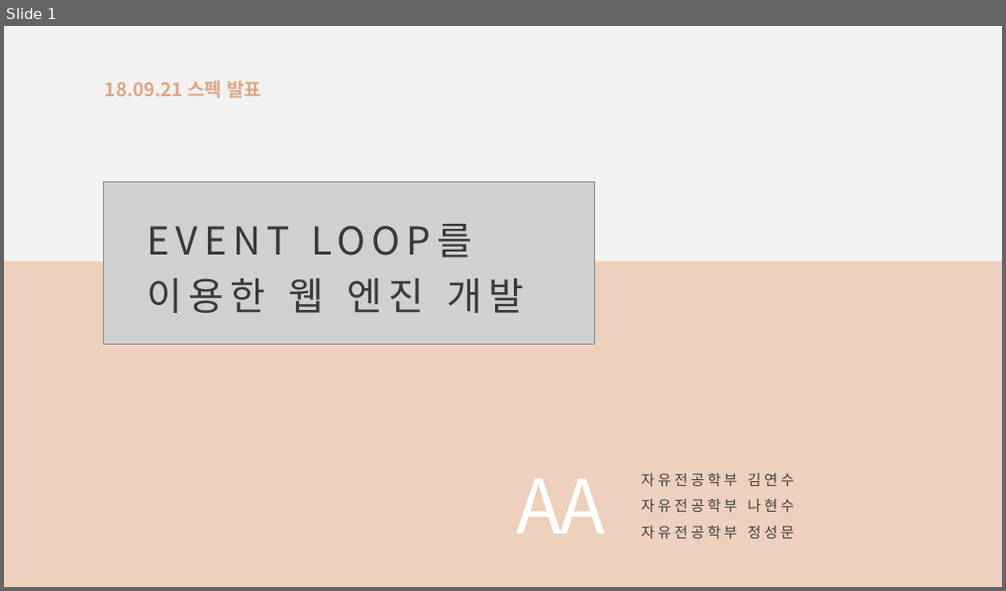
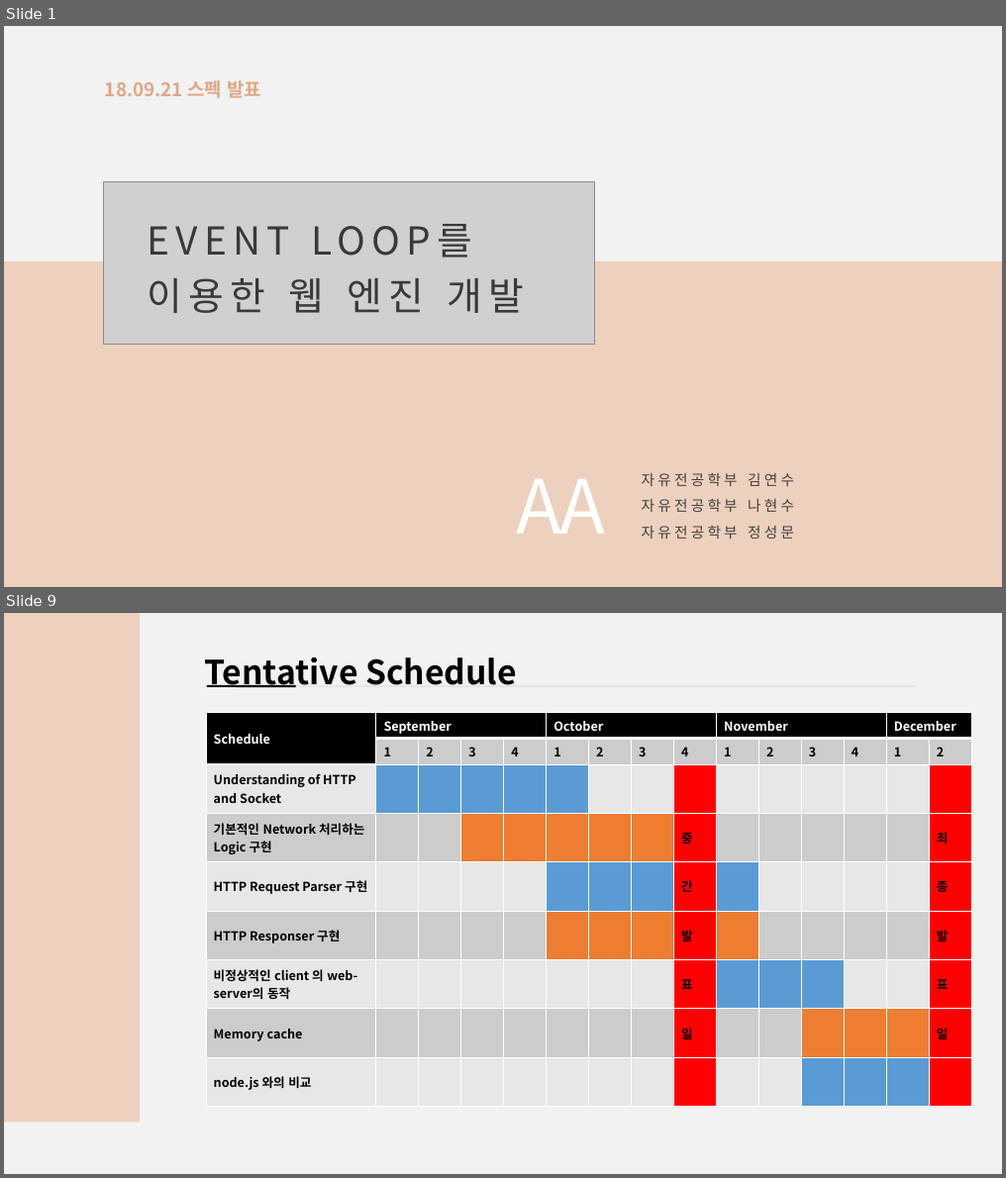
Before and after one commit to tjdans1114/PITT, a slide deck: Documents/창의적통합설계0921발표.pptx. Shown one above the other, each under a label of ours: slide 1 before the commit, slides 1 and 9 after it; the slides between them are not shown. The pictures are 1006x591 and 1006x1178 pixels, drawn with LibreOffice and Linux fonts; fonts in the diff are those of the drawing; grey boxes stand for pictures. Boxes give left, top, right and bottom in pixels: in the first picture for what was removed or moved away, otherwise in the second. Text is boxed around its words. In the diff, an @@ line names an element or a change of style, - is before the commit and + after.

```diff
--- a/Documents/창의적통합설계0921발표.pptx
+++ b/Documents/창의적통합설계0921발표.pptx
@@ slide 9 added at (4, 613, 1002, 1174), background #F2F2F2 @@
@@ rectangle added at (4, 613, 140, 1122), fill #EDD0BE @@
@@ text added at (205, 657, 517, 687), 32 pt, text #000000, bold @@
+Tentative Schedule
@@ line added from (206, 686) to (917, 686), #E5E5E5 2 pt @@
@@ line added from (207, 686) to (296, 686), #000000 2 pt @@
@@ table added at (206, 713, 973, 1107), 9 rows, 15 columns @@
+Schedule | September |  |  |  | October |  |  |  | November |  |  |  | December | 
+ | 1 | 2 | 3 | 4 | 1 | 2 | 3 | 4 | 1 | 2 | 3 | 4 | 1 | 2
+Understanding of HTTP and Socket |  |  |  |  |  |  |  |  |  |  |  |  |  | 
+기본적인 Network 처리하는 Logic 구현 |  |  |  |  |  |  |  | 중 |  |  |  |  |  | 최
+HTTP Request Parser 구현 |  |  |  |  |  |  |  | 간 |  |  |  |  |  | 종
+HTTP Responser 구현 |  |  |  |  |  |  |  | 발 |  |  |  |  |  | 발
+비정상적인 client 의 web-server의 동작 |  |  |  |  |  |  |  | 표 |  |  |  |  |  | 표
+Memory cache |  |  |  |  |  |  |  | 일 |  |  |  |  |  | 일
+node.js 와의 비교 |  |  |  |  |  |  |  |  |  |  |  |  |  | 
```
Also in this commit, not shown: 11 slides changed, 2 other slides added, 6 other files.
